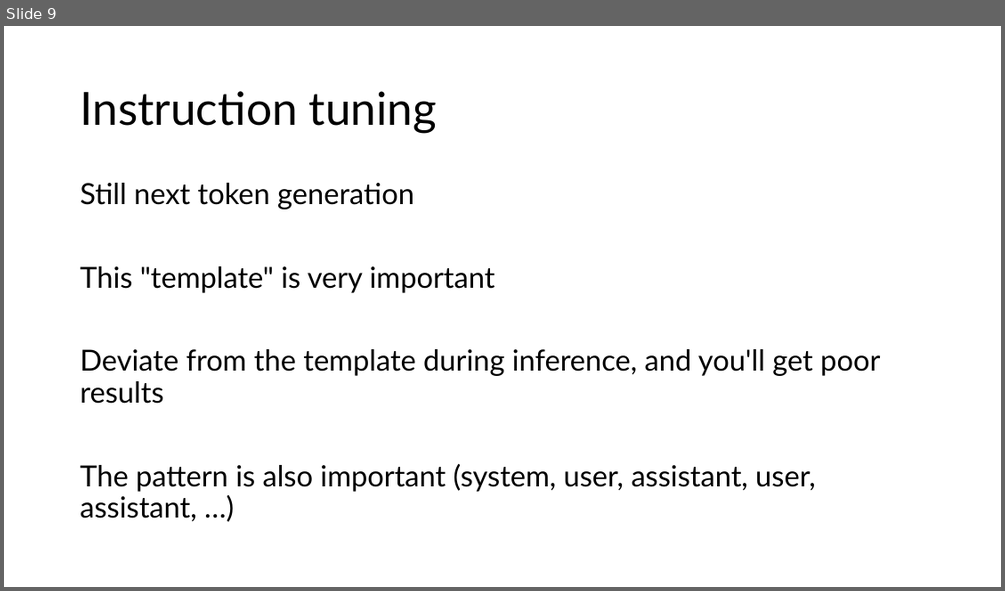
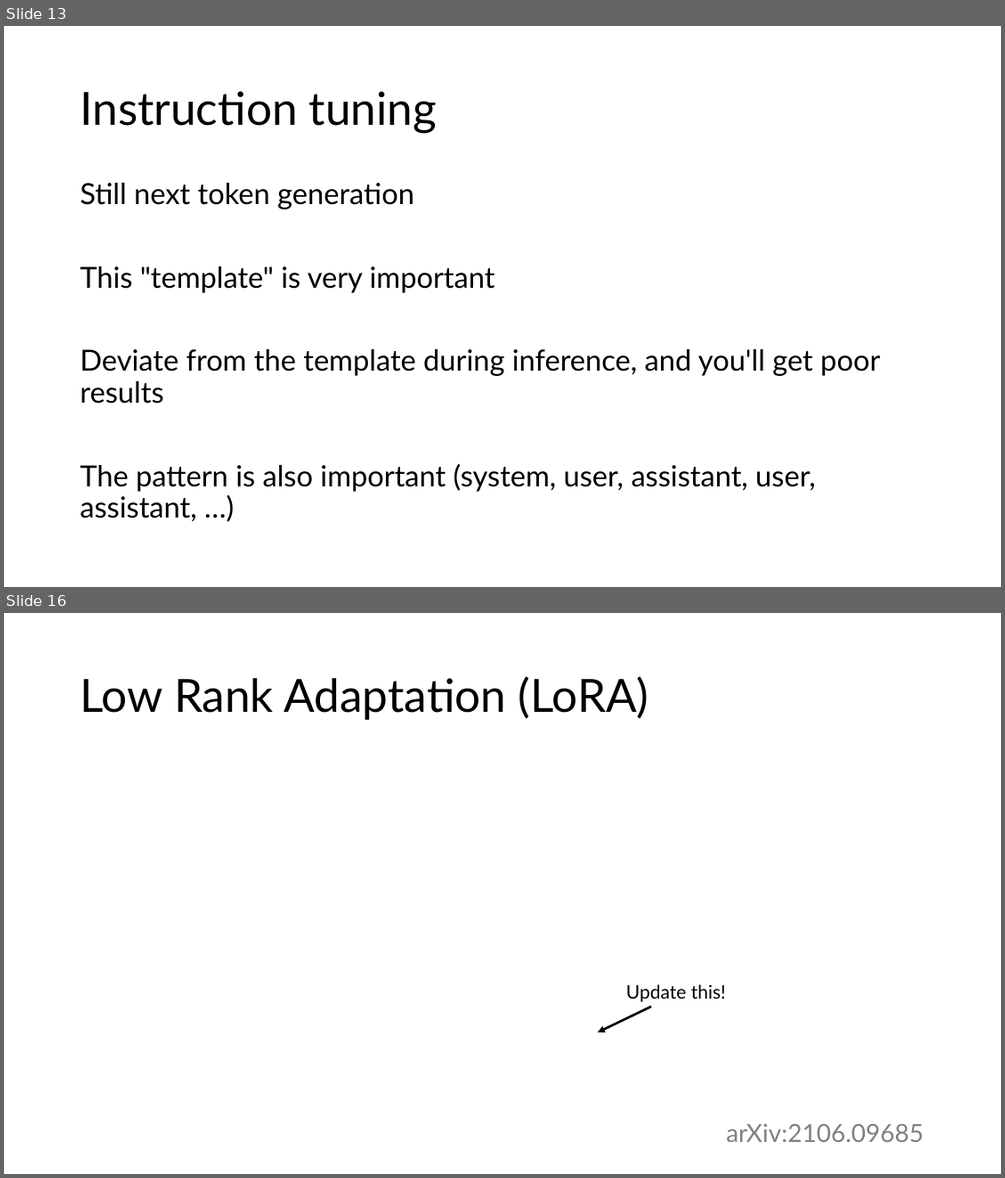
Before and after one commit to acceleratescience/large-language-models, a slide deck: slides/7-finetuning.pptx. Shown one above the other, each under a label of ours: slide 9 before the commit, slides 13 and 16 after it; the slides between them are not shown. The pictures are 1005x591 and 1005x1178 pixels, drawn with LibreOffice and Linux fonts; fonts in the diff are those of the drawing; grey boxes stand for pictures. Boxes give left, top, right and bottom in pixels: in the first picture for what was removed or moved away, otherwise in the second. Text is boxed around its words. In the diff, an @@ line names an element or a change of style, - is before the commit and + after.

```diff
--- a/slides/7-finetuning.pptx
+++ b/slides/7-finetuning.pptx
@@ slide 16 added at (x1=4, y1=613, x2=1001, y2=1174), background #FFFFFF @@
@@ title added at (x1=80, y1=676, x2=649, y2=720), 44 pt, text #000000 @@
+Low Rank Adaptation (LoRA)
@@ text added at (x1=626, y1=984, x2=726, y2=1002), 18 pt, text #000000 @@
+Update this!
@@ arrow added from (652, 1006) to (598, 1032), #000000 2.25 pt @@
@@ text added at (x1=726, y1=1123, x2=923, y2=1142), 24 pt, text #808080 @@
+arXiv:2106.09685
@@ what was slide 9 is now slide 13 @@
```
Also in this commit, not shown: 4 slides changed, 9 other slides added, 15 slides removed.
